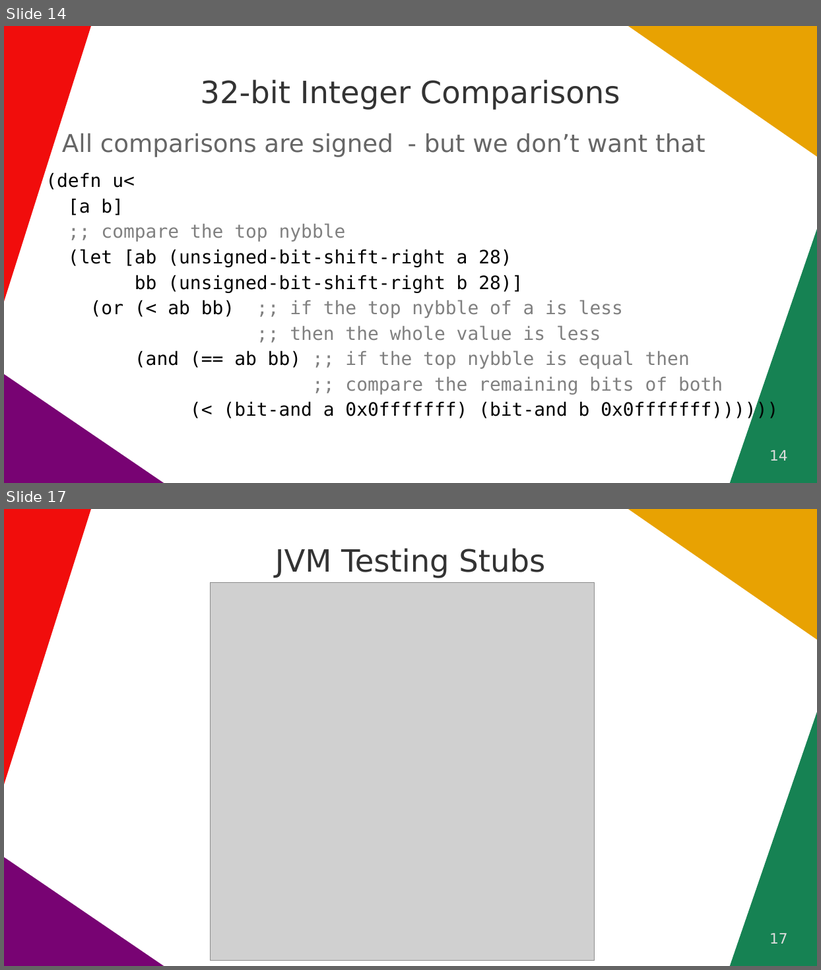
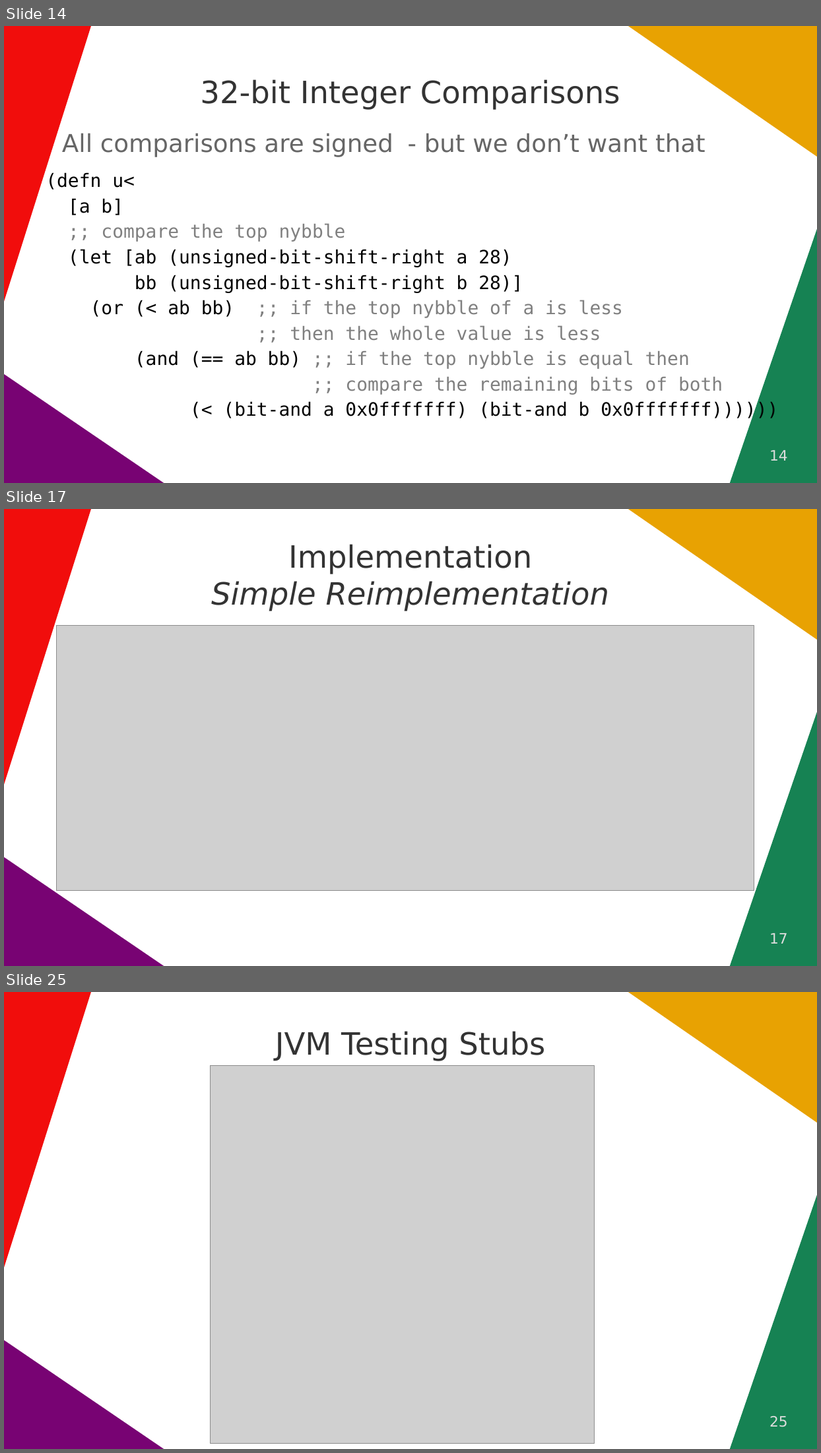
Before and after one commit to quoll/cljs-math, a slide deck: docs/ClojureDays2022.odp. Shown one above the other, each under a label of ours: slides 14 and 17 before the commit, slides 14, 17 and 25 after it; the slides between them are not shown. The pictures are 821x970 and 821x1453 pixels, drawn with LibreOffice and Linux fonts; fonts in the diff are those of the drawing; grey boxes stand for pictures. Boxes give left, top, right and bottom in pixels: in the first picture for what was removed or moved away, otherwise in the second. Text is boxed around its words. In the diff, an @@ line names an element or a change of style, - is before the commit and + after.

```diff
--- a/docs/ClojureDays2022.odp
+++ b/docs/ClojureDays2022.odp
@@ slide 17 added at box(4, 509, 817, 966), background #FFFFFF; not listed: 4 template elements that a slide beside it also shows @@
@@ title added at box(211, 544, 609, 611), 30 pt, text #333333, italic @@
+Implementation
+Simple Reimplementation
@@ picture added at box(56, 626, 754, 890) @@
@@ page number added at box(770, 933, 788, 944), 14 pt, text #DDDDDD @@
+17
@@ what was slide 17 is now slide 25 @@
@@ page number at box(770, 1416, 788, 1428): text changed @@
-17
+25
```
Also in this commit, not shown: 4 slides changed, 7 other slides added.
